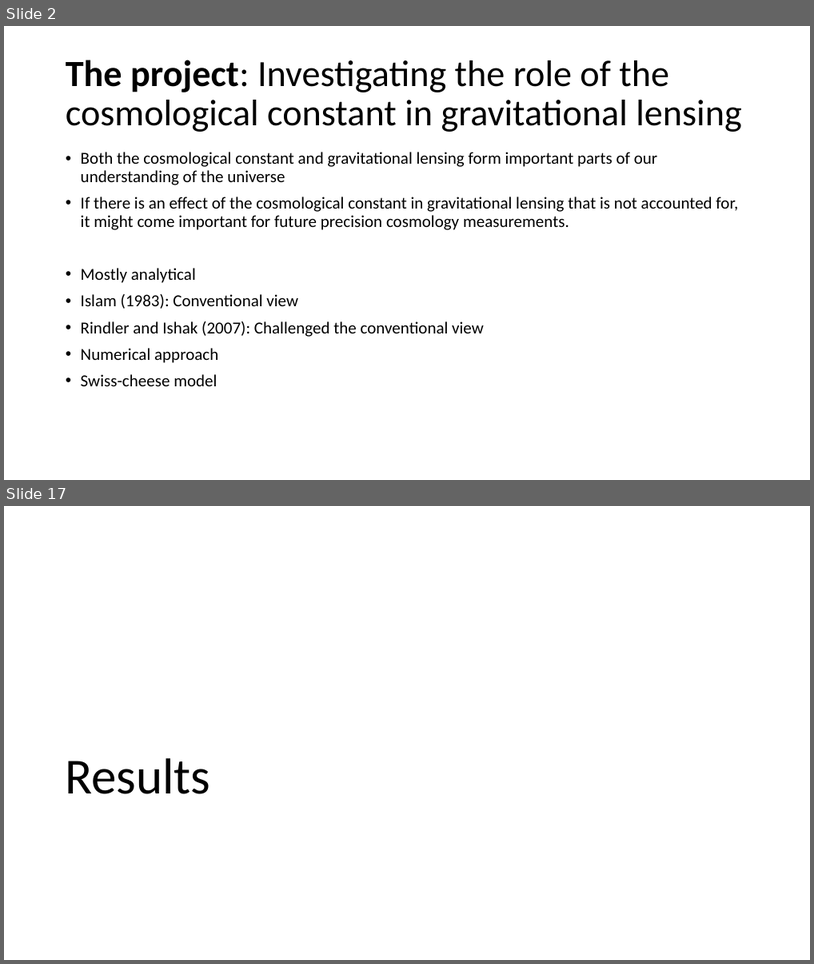
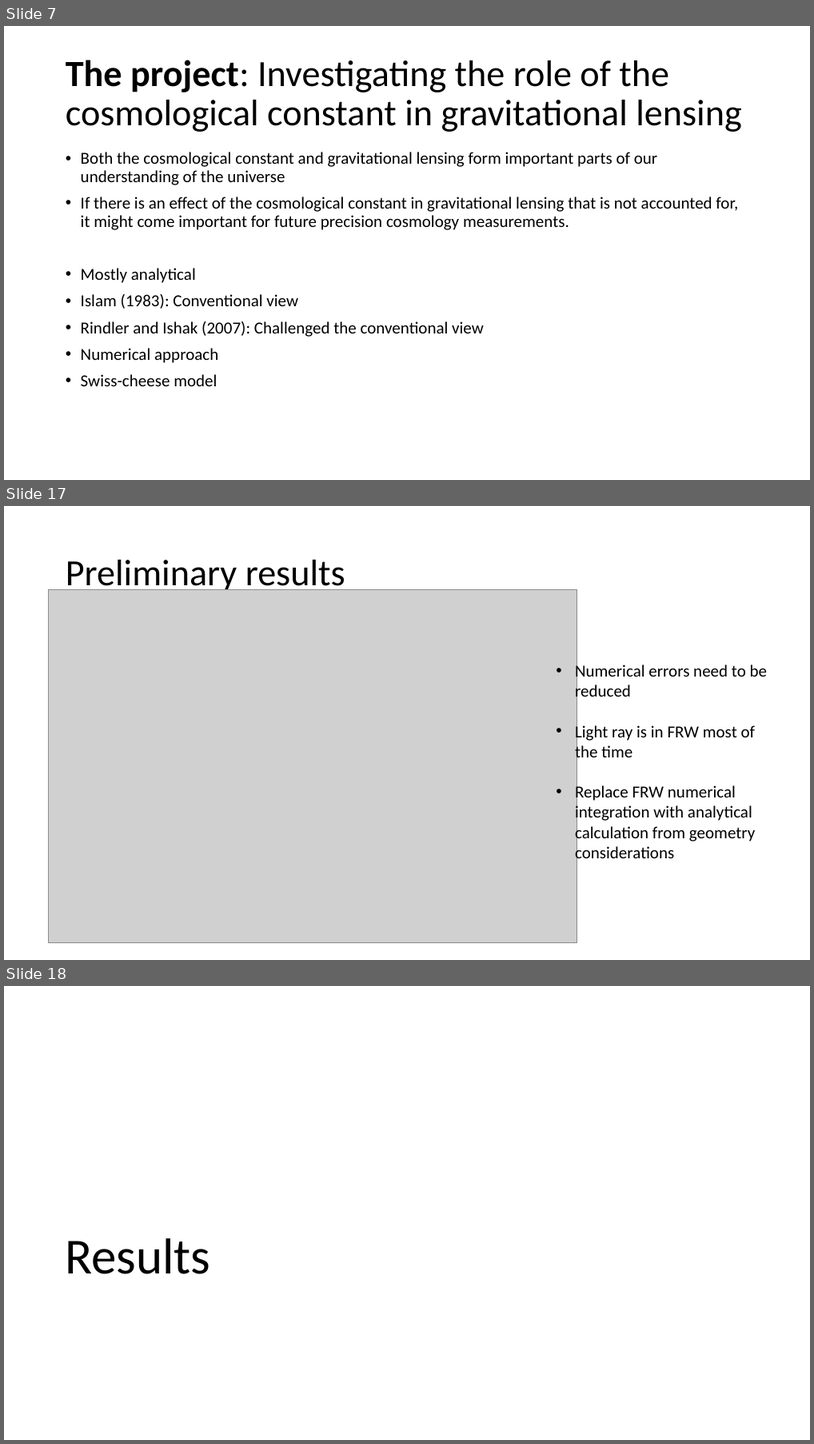
Before and after one commit to lingxz/lightbending, a slide deck: presentation2.pptx. Shown one above the other, each under a label of ours: slides 2 and 17 before the commit, slides 7, 17 and 18 after it; the slides between them are not shown. The pictures are 814x964 and 814x1444 pixels, drawn with LibreOffice and Linux fonts; fonts in the diff are those of the drawing; grey boxes stand for pictures. Boxes give left, top, right and bottom in pixels: in the first picture for what was removed or moved away, otherwise in the second. Text is boxed around its words. In the diff, an @@ line names an element or a change of style, - is before the commit and + after.

```diff
--- a/presentation2.pptx
+++ b/presentation2.pptx
@@ slide 17 added at [4, 506, 810, 960], background #FFFFFF @@
@@ title added at [66, 560, 346, 595], 44 pt, text #000000 @@
+Preliminary results
@@ picture added at [48, 589, 578, 942] @@
@@ text added at [575, 662, 767, 863], 20 pt, text #000000 @@
+• Numerical errors need to be reduced
+• Light ray is in FRW most of the time
+• Replace FRW numerical integration with analytical calculation from geometry considerations
@@ what was slide 2 is now slide 7 @@
@@ what was slide 17 is now slide 18 @@
```
Also in this commit, not shown: 9 slides changed, 12 other slides added, 6 slides removed, 36 other files.
